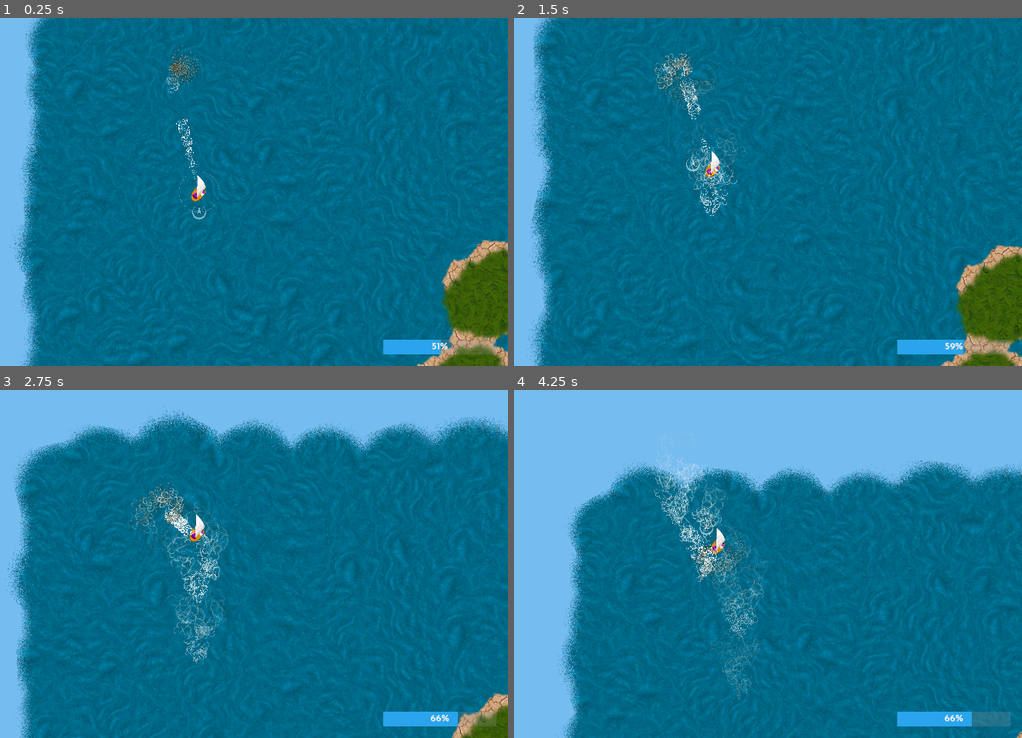
Above: before the commit, frames 1-4 (two rows, left to right).
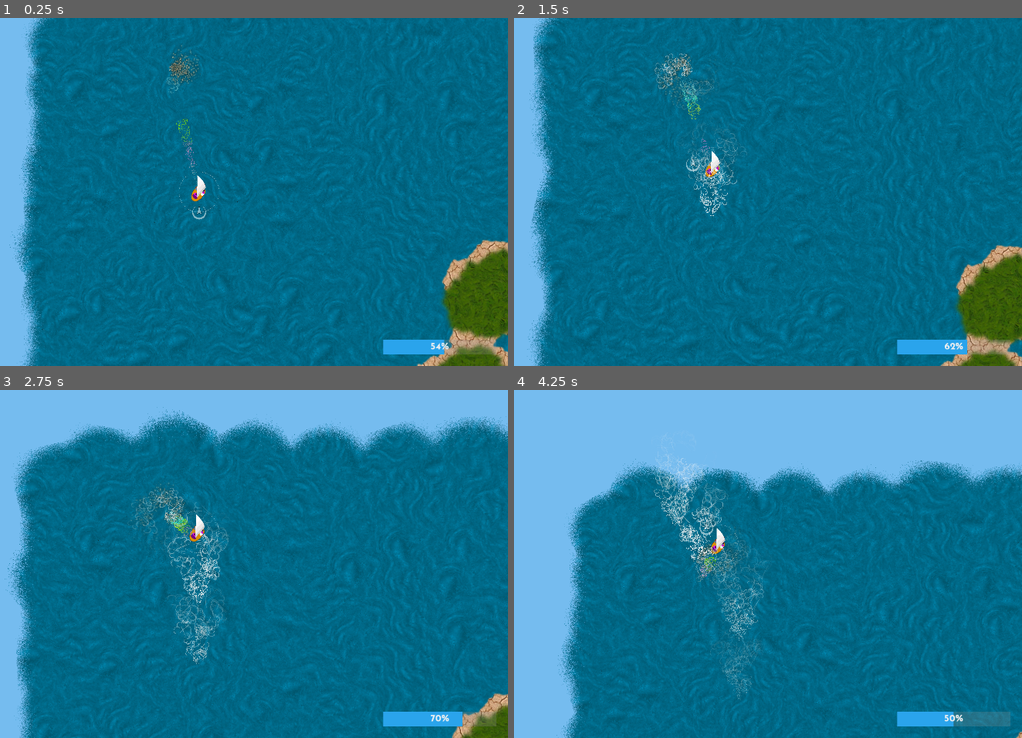
Above: after the commit, the same moments.

Repository: derhannesb/mergicians
Game: Godot game, scene res://scenes/main.tscn
Same seed, same stepped clock (60 frames per second), same inputs: the game is played once before the commit and once after it.
Inputs:
- Up to frame 1 (0.25 s): no input
- Up to frame 2 (1.5 s): hold D (right) 0.53-1.28 s; hold Space (action) 0.53-1.28 s; hold A (left) from 1.28 s (still down); tap Space (action) at 1.35 s
- Up to frame 3 (2.75 s): release A (left) at 2.03 s; hold D (right) from 2.03 s (still down); hold Space (action) from 2.03 s (still down); tap Page Up (zoom_in) at 2.1 s
- Up to frame 4 (4.25 s): release Space (action) at 2.78 s; tap Page Down (zoom_out) at 2.85 s; tap Space (action) at 3.05 s; release D (right) at 3.53 s; hold A (left) from 3.53 s (still down); hold Space (action) from 3.53 s (still down)

The runs differ from the first frame. In frame 1, 0.2% of the frame differs, in the area x 32-89%, y 16-97%; in frame 2, 0.2%; in frame 3, 0.3%; in frame 4, 0.4%, in the area x 35-91%, y 43-97%.

Commit message:
add energy consumption

Diff:
--- a/scenes/EnergyBeam.tres
+++ b/scenes/EnergyBeam.tres
@@ -1,28 +1,28 @@
 [gd_resource type="ParticlesMaterial" load_steps=5 format=2]
 
-[sub_resource type="Gradient" id=10]
+[sub_resource type="Gradient" id=1]
 
-offsets = PoolRealArray( 0, 0.14, 0.61, 1 )
-colors = PoolColorArray( 1, 1, 1, 0, 1, 1, 1, 1, 1, 1, 1, 1, 1, 1, 1, 0 )
+offsets = PoolRealArray( 0, 0.226667, 0.366667, 0.453333, 0.64, 0.813333, 1 )
+colors = PoolColorArray( 1, 1, 1, 0, 0.106445, 0.851562, 0.816635, 1, 0.732928, 0.800896, 0.131675, 1, 0.147293, 0.769531, 0.186183, 1, 0.815467, 0.464177, 0.855178, 0.628378, 0.931482, 0.924256, 0.746493, 0.297297, 1, 1, 1, 0 )
 
-[sub_resource type="GradientTexture" id=11]
+[sub_resource type="GradientTexture" id=2]
 
 flags = 4
-gradient = SubResource( 10 )
+gradient = SubResource( 1 )
 width = 2048
 
-[sub_resource type="Curve" id=12]
+[sub_resource type="Curve" id=3]
 
 min_value = 0.0
 max_value = 1.0
 bake_resolution = 100
 _data = [ Vector2( 0, 1 ), 0.0, 0.0831801, 0, 0, Vector2( 1, 0.134766 ), -2.257, 0.0, 0, 0 ]
 
-[sub_resource type="CurveTexture" id=13]
+[sub_resource type="CurveTexture" id=4]
 
 flags = 4
 width = 2048
-curve = SubResource( 12 )
+curve = SubResource( 3 )
 
 [resource]
 
--- a/scenes/Ship.gd
+++ b/scenes/Ship.gd
@@ -33,11 +33,7 @@
 	if Input.is_action_pressed("right_secondary"):
 		$Placement/PlacementCircle/PlacementCircleRotation.rotation_degrees += placement_speed_rotation
 	if Input.is_action_pressed("action") && cooldown == 0:
-		var wind_generator = pl_wind_generator.instance()
-		wind_generator.position = $Placement/PlacementCircle/PlacementCircleRotation.global_position
-		wind_generator.rotation = $Placement/PlacementCircle/PlacementCircleRotation.global_rotation - PI
-		get_parent().add_child(wind_generator)
-		cooldown = 1
+		add_wind_generator()
 	if Input.is_action_pressed ("zoom_in"):
 		$Camera2D.zoom *= 0.99
 	if Input.is_action_pressed ("zoom_out"):
@@ -68,6 +64,23 @@
 	self.storm = null
 	$EnergyBeam.hide()
 
+func add_wind_generator():
+	if (energy > 0):
+		var energy_slice = 10
+		if (energy-10 < 0):
+			energy_slice += energy-10
+			energy = 0
+
+		update_energy(-energy_slice)
+
+		var wind_generator = pl_wind_generator.instance()
+		wind_generator.energy = energy_slice * 10
+		wind_generator.position = $Placement/PlacementCircle/PlacementCircleRotation.global_position
+		wind_generator.rotation = $Placement/PlacementCircle/PlacementCircleRotation.global_rotation - PI
+		get_parent().add_child(wind_generator)
+		cooldown = 1
+
+
 func push_energy(var energy):
 	update_energy(energy)
 
--- a/scenes/Storm.gd
+++ b/scenes/Storm.gd
@@ -4,7 +4,7 @@
 
 var max_energy = 100.0
 var energy = max_energy
-var energy_per_push = 0.1
+var energy_per_push = 0.25
 
 export var inner_radius = 20
 export var outer_radius = 1000
Not shown: 1 places in scenes/EnergyBeam.tres that only renumber resources
